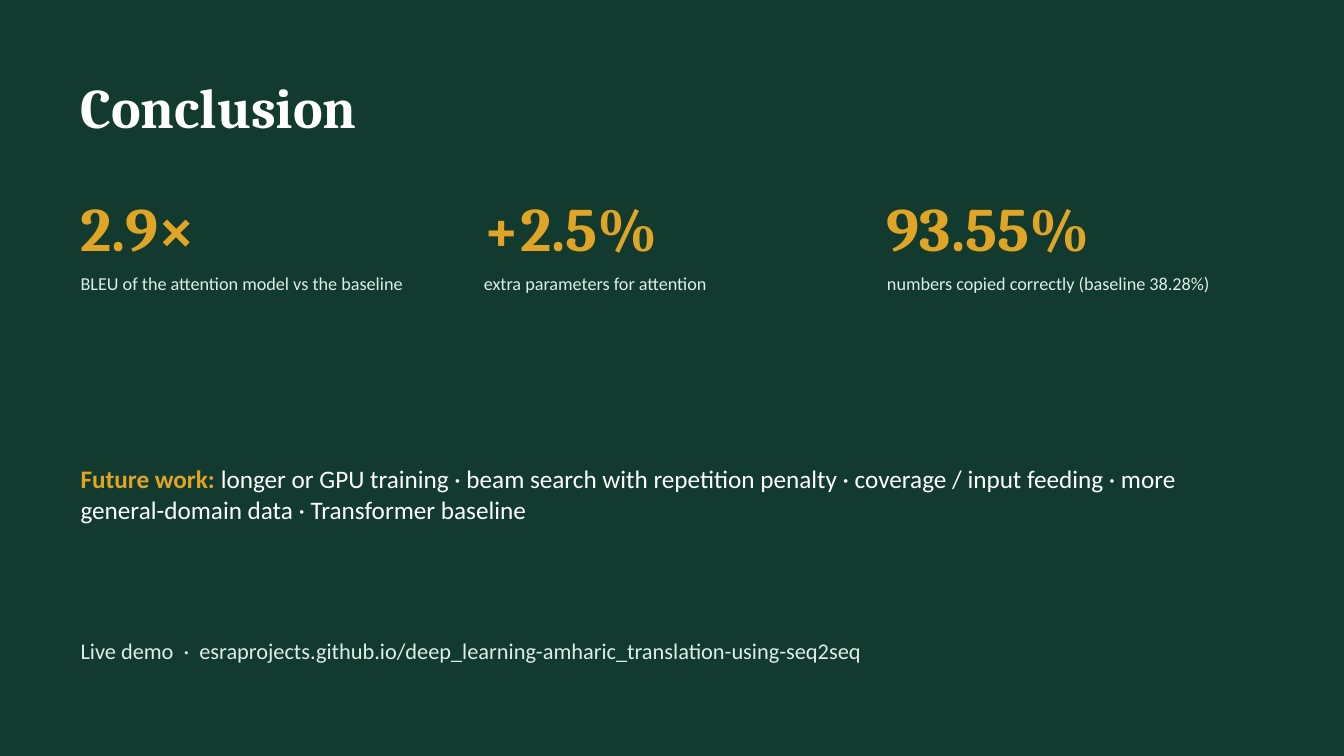
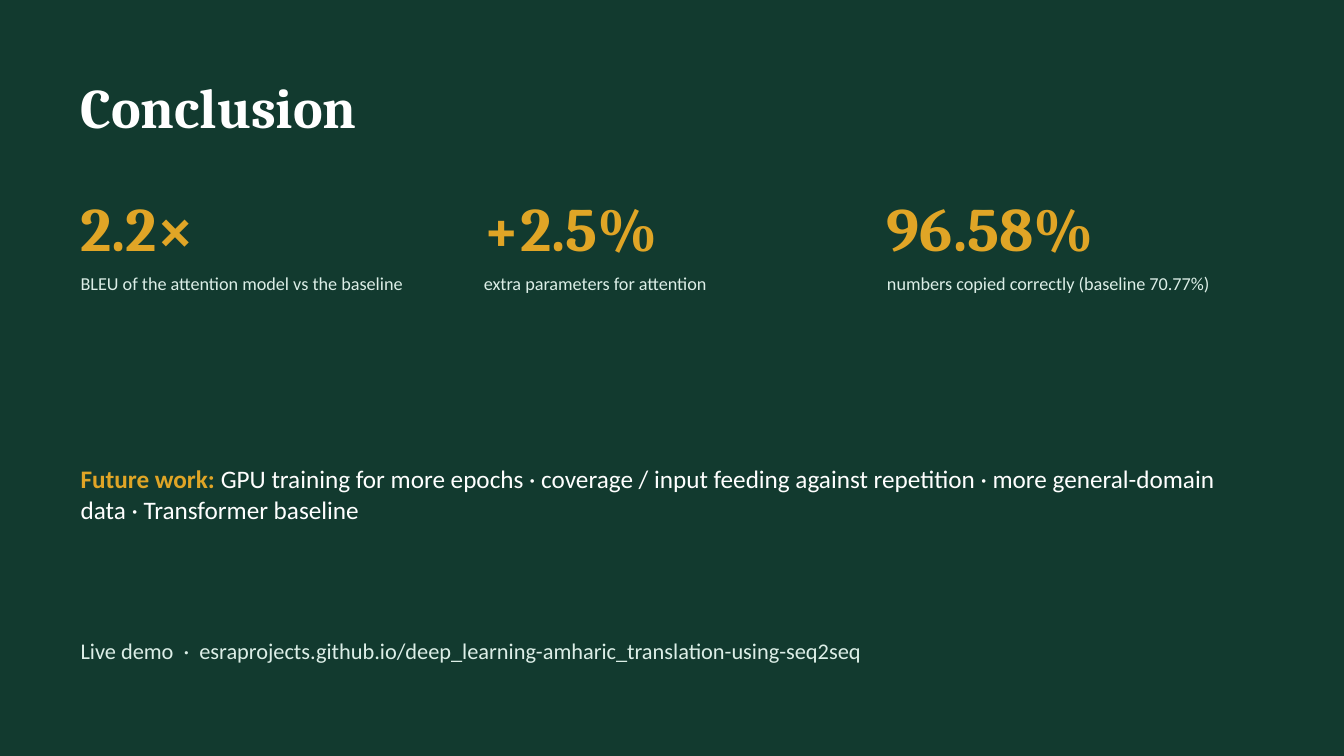
Before and after one commit to Esraprojects/deep_learning-amharic_translation-using-seq2seq, a slide deck: slide 11 of report/presentation.pptx. Drawn at 1344x756 pixels with LibreOffice and Linux fonts; fonts in the diff are those of the drawing. Boxes give left, top, right and bottom in pixels: in the first picture for what was removed or moved away, otherwise in the second. Text is boxed around its words. In the diff, an @@ line names an element or a change of style, - is before the commit and + after.

```diff
--- a/report/presentation.pptx
+++ b/report/presentation.pptx
@@ text at box(81, 209, 194, 252): text changed @@
-2.9×
+2.2×
@@ text at box(887, 209, 1094, 253): text changed @@
-93.55%
+96.58%
@@ text at box(887, 277, 1209, 293): text changed @@
-numbers copied correctly (baseline 38.28%)
+numbers copied correctly (baseline 70.77%)
@@ text at box(81, 470, 1214, 519): text changed @@
-Future work: longer or GPU training · beam search with repetition penalty · coverage / input feeding · more general-domain data · Transformer baseline
+Future work: GPU training for more epochs · coverage / input feeding against repetition · more general-domain data · Transformer baseline
```
Also in this commit, not shown: 7 other slides changed, 37 other files.
